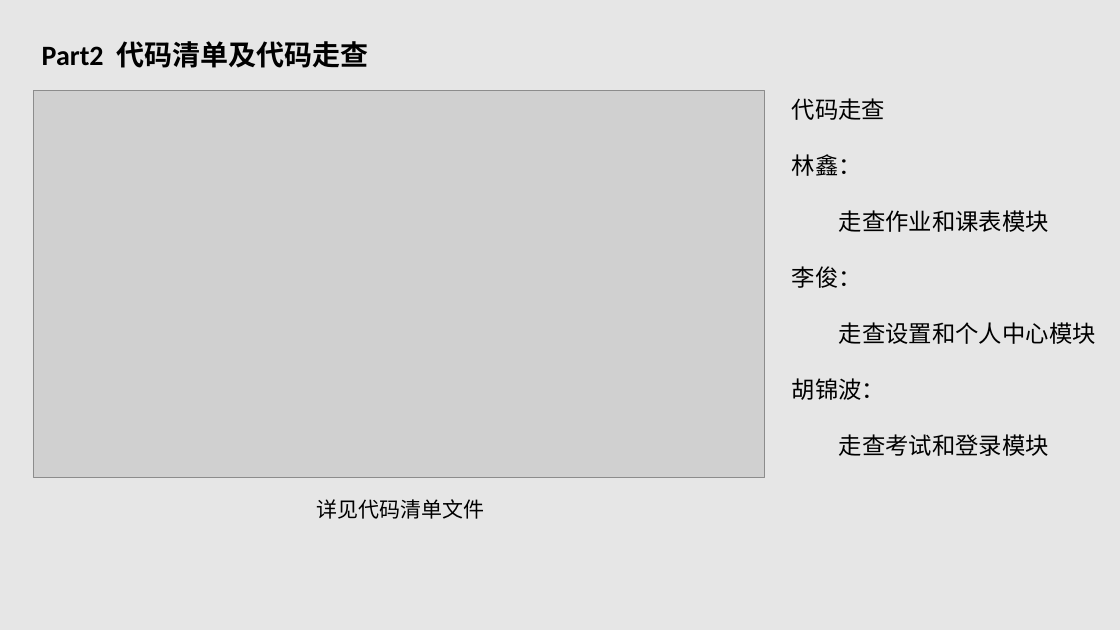
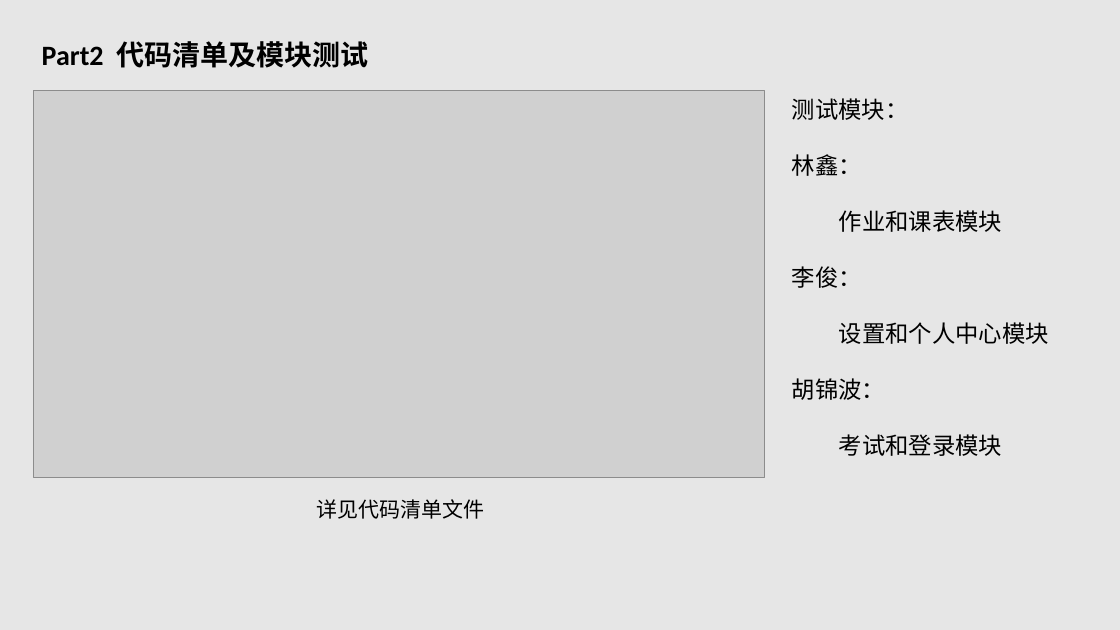
Before and after one commit to G03-LHL/SE2018--G03, a slide deck: slide 12 of 604/SE2018春-G03-测试阶段PPT.pptx. Drawn at 1120x630 pixels with LibreOffice and Linux fonts; fonts in the diff are those of the drawing; grey boxes stand for pictures. Boxes give left, top, right and bottom in pixels: in the first picture for what was removed or moved away, otherwise in the second. Text is boxed around its words. In the diff, an @@ line names an element or a change of style, - is before the commit and + after.

Commit message:
SE2018

```diff
--- a/604/SE2018春-G03-测试阶段PPT.pptx
+++ b/604/SE2018春-G03-测试阶段PPT.pptx
@@ text at bbox=[42, 41, 368, 68]: text changed @@
-Part2 代码清单及代码走查
+Part2 代码清单及模块测试
@@ text at bbox=[792, 98, 909, 120]: text changed @@
-代码走查
+测试模块：
@@ text at bbox=[839, 210, 1003, 232]: text changed @@
-走查作业和课表模块
+作业和课表模块
@@ text at bbox=[839, 322, 1049, 344]: text changed @@
-走查设置和个人中心模块
+设置和个人中心模块
@@ text at bbox=[839, 434, 1003, 456]: text changed @@
-走查考试和登录模块
+考试和登录模块
```
Also in this commit, not shown: 8 other slides changed, 1 slide added.
